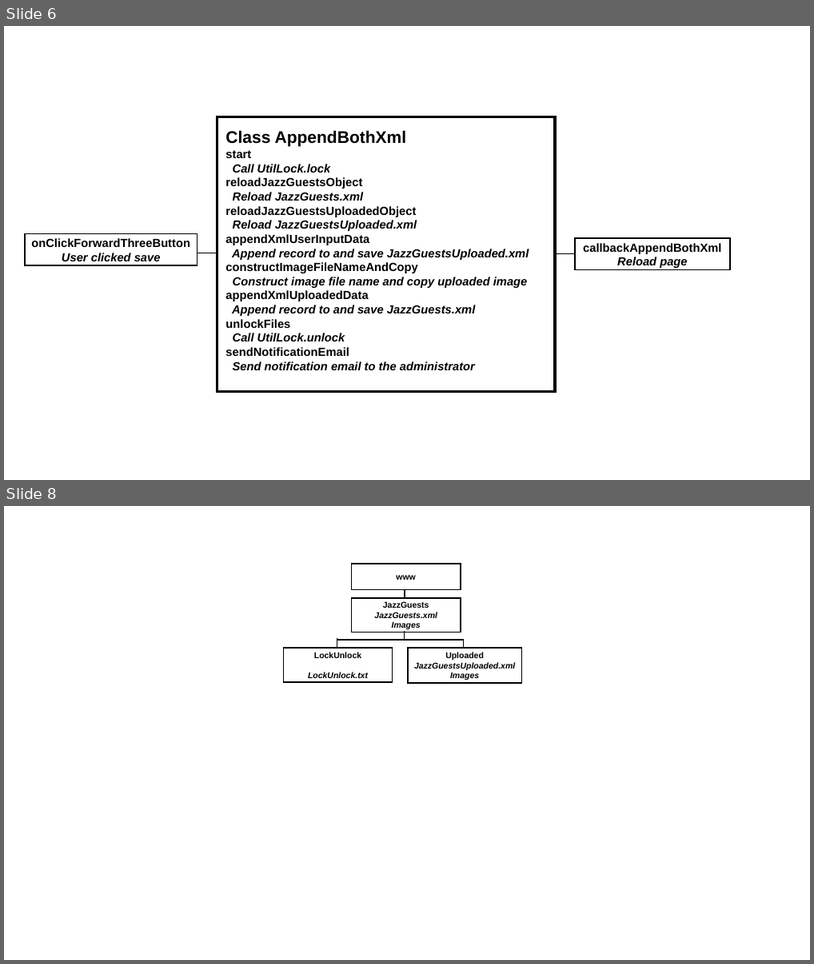
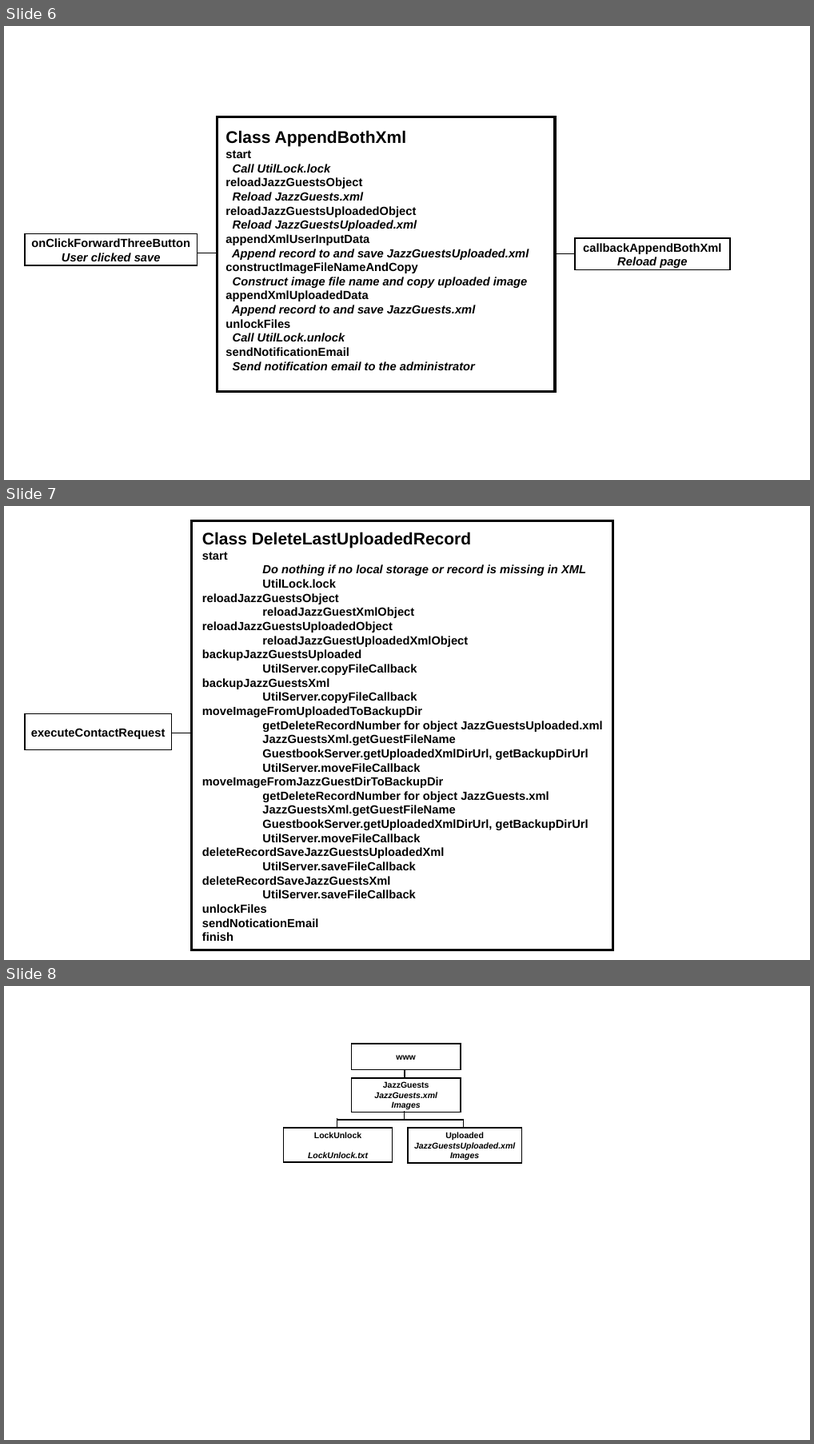
Before and after one commit to JazzLiveAarau/WwwGuestbook, a slide deck: Description/JazzGuestsUpload.pptx. Shown one above the other, each under a label of ours: slides 6 and 8 before the commit, slides 6, 7 and 8 after it; the slides between them are not shown. The pictures are 814x964 and 814x1444 pixels, drawn with LibreOffice and Linux fonts; fonts in the diff are those of the drawing. Boxes give left, top, right and bottom in pixels: in the first picture for what was removed or moved away, otherwise in the second. Text is boxed around its words. In the diff, an @@ line names an element or a change of style, - is before the commit and + after.

```diff
--- a/Description/JazzGuestsUpload.pptx
+++ b/Description/JazzGuestsUpload.pptx
@@ slide 7 added at box(4, 506, 810, 960), background #FFFFFF @@
@@ rectangle added at box(191, 520, 613, 950), outline #000000 3 pt @@
@@ text added at box(202, 552, 602, 940), 14 pt, text #000000, bold @@
+Class DeleteLastUploadedRecord
+start
+Do nothing if no local storage or record is missing in XML
+UtilLock.lock
+reloadJazzGuestsObject
+reloadJazzGuestXmlObject
+reloadJazzGuestsUploadedObject
+reloadJazzGuestUploadedXmlObject
+backupJazzGuestsUploaded
+UtilServer.copyFileCallback
+backupJazzGuestsXml
+UtilServer.copyFileCallback
+moveImageFromUploadedToBackupDir
+getDeleteRecordNumber for object JazzGuestsUploaded.xml
+JazzGuestsXml.getGuestFileName
+GuestbookServer.getUploadedXmlDirUrl, getBackupDirUrl
+UtilServer.moveFileCallback
+moveImageFromJazzGuestDirToBackupDir
+getDeleteRecordNumber for object JazzGuests.xml
+JazzGuestsXml.getGuestFileName
+GuestbookServer.getUploadedXmlDirUrl, getBackupDirUrl
+UtilServer.moveFileCallback
+deleteRecordSaveJazzGuestsUploadedXml
+UtilServer.saveFileCallback
+deleteRecordSaveJazzGuestsXml
+UtilServer.saveFileCallback
+unlockFiles
+sendNoticationEmail
+finish
@@ rectangle added at box(25, 713, 171, 750), outline #000000 1.5 pt, 14 pt, text #000000, bold @@
+executeContactRequest
@@ line added from (191, 733) to (171, 733), #000000 1.25 pt @@
```
Also in this commit, not shown: 1 slide removed, 1 other file.
